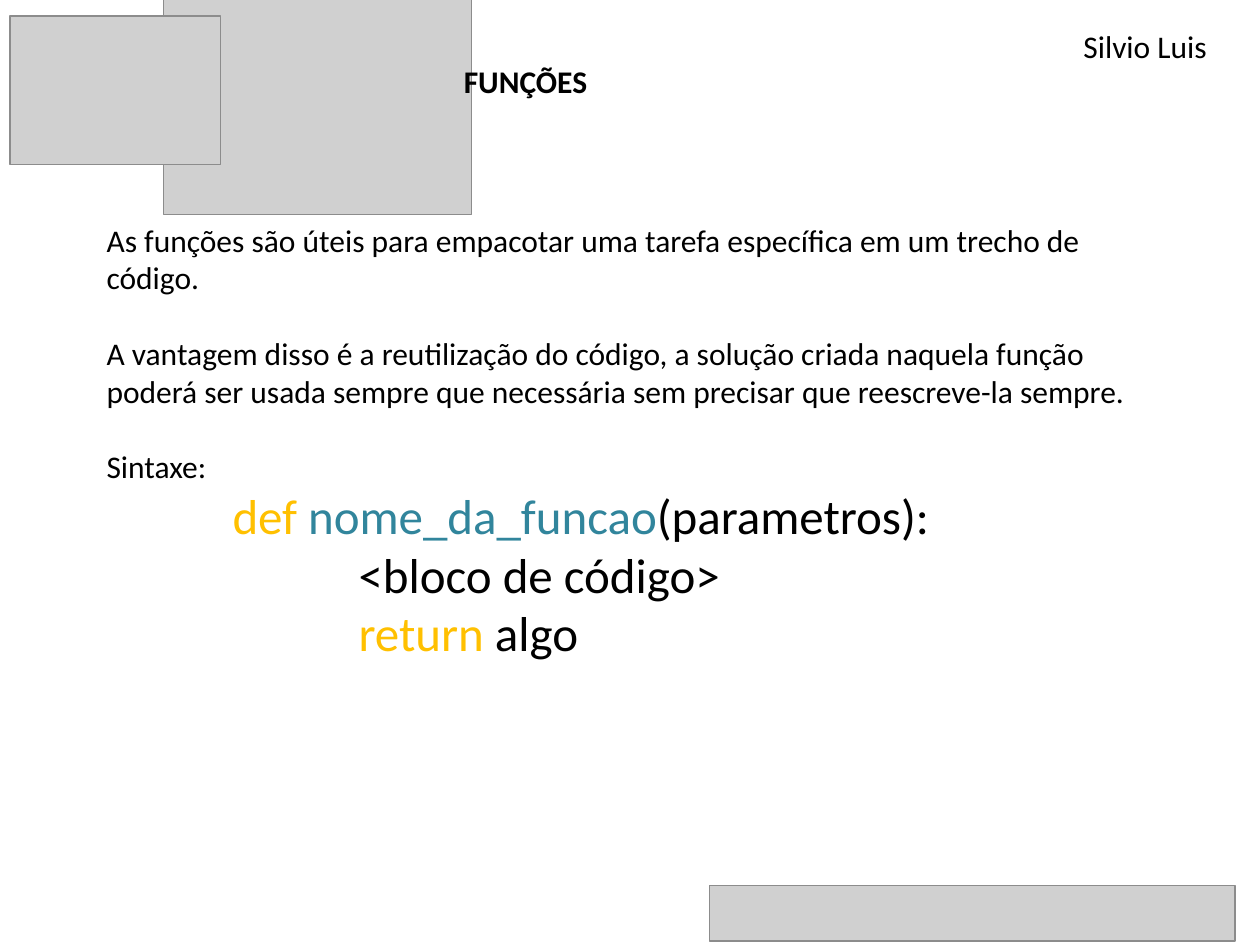
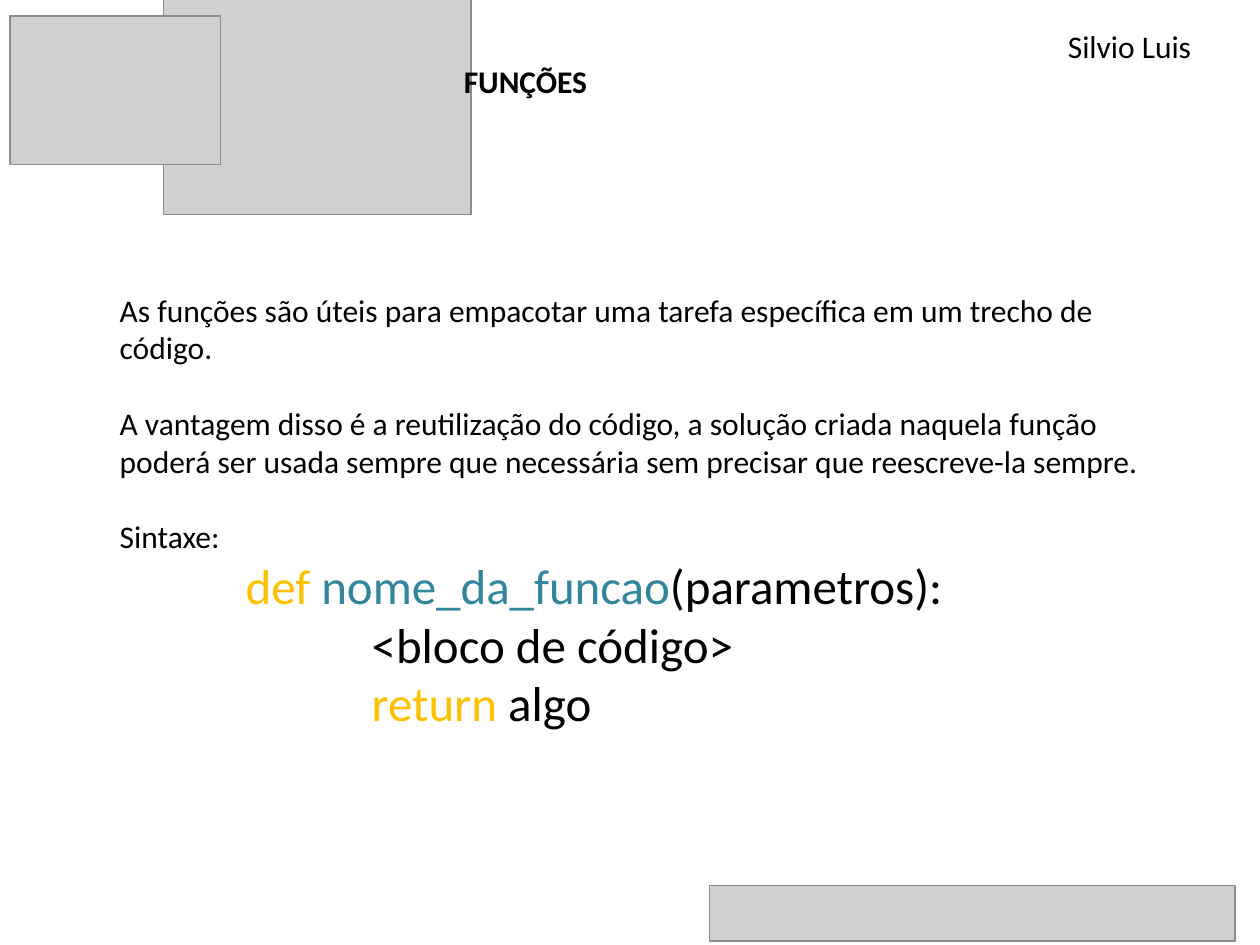
Before and after one commit to CodePythonGuaratingueta/aulas, a slide deck: slide 2 of funcao/aula_funcao.pptx. Drawn at 1260x945 pixels with LibreOffice and Linux fonts; fonts in the diff are those of the drawing; grey boxes stand for pictures. Boxes give left, top, right and bottom in pixels: in the first picture for what was removed or moved away, otherwise in the second. Text is boxed around its words. In the diff, an @@ line names an element or a change of style, - is before the commit and + after.

```diff
--- a/funcao/aula_funcao.pptx
+++ b/funcao/aula_funcao.pptx
@@ text "Silvio Luis": place and size @@
-text "Silvio Luis" at <box>1083,36,1206,59</box>
+text "Silvio Luis" at <box>1068,36,1191,59</box>
@@ text "As funções são úteis para ...": place and size @@
-text "As funções são úteis para ..." at <box>107,230,1124,660</box>
+text "As funções são úteis para ..." at <box>120,300,1137,730</box>
```
Also in this commit, not shown: 6 other slides changed, 37 other files.
